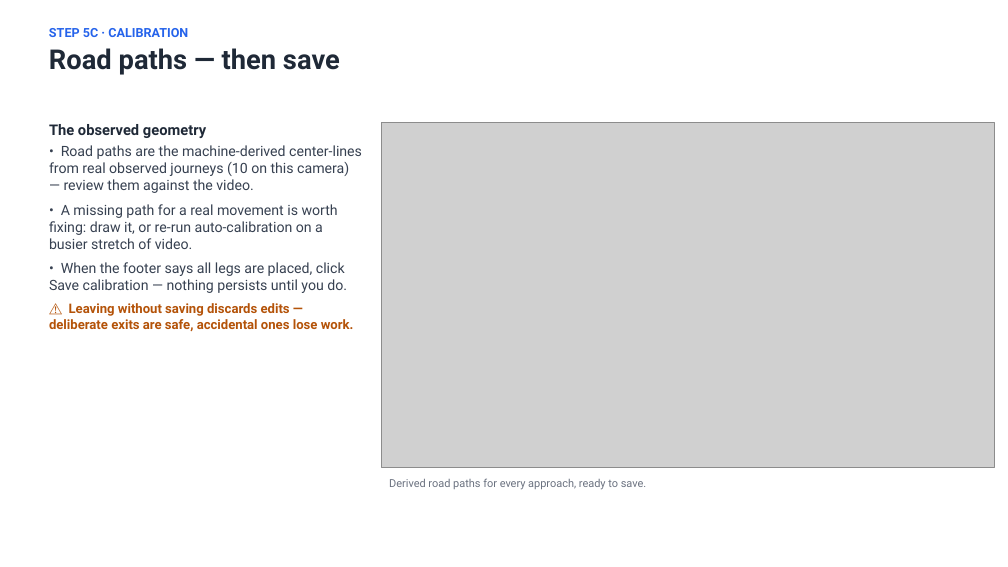
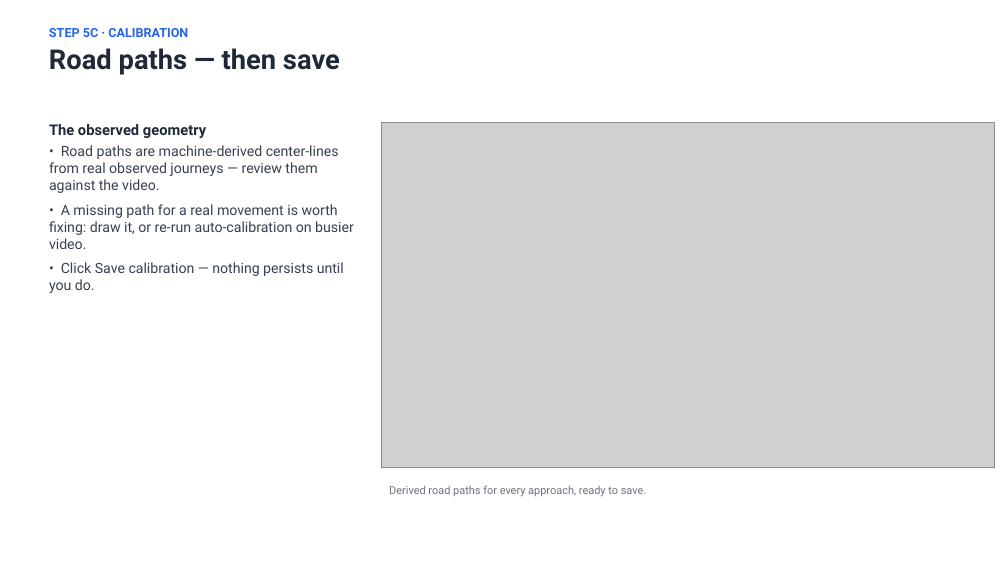
Before and after one commit to marshm100/intersection-counter, a slide deck: slide 13 of docs/Operator_Guide_2026-08-18.pptx (slide 10 before the commit). Drawn at 1008x567 pixels with LibreOffice and Linux fonts; fonts in the diff are those of the drawing; grey boxes stand for pictures. Boxes give left, top, right and bottom in pixels: in the first picture for what was removed or moved away, otherwise in the second. Text is boxed around its words. In the diff, an @@ line names an element or a change of style, - is before the commit and + after.

```diff
--- a/docs/Operator_Guide_2026-08-18.pptx
+++ b/docs/Operator_Guide_2026-08-18.pptx
@@ text at <box>49,145,354,293</box>: text changed @@
-• Road paths are the machine-derived center-lines from real observed journeys (10 on this camera) — review them against the video.
-• A missing path for a real movement is worth fixing: draw it, or re-run auto-calibration on a busier stretch of video.
-• When the footer says all legs are placed, click Save calibration — nothing persists until you do.
-⚠ Leaving without saving discards edits — deliberate exits are safe, accidental ones lose work.
+• Road paths are machine-derived center-lines from real observed journeys — review them against the video.
+• A missing path for a real movement is worth fixing: draw it, or re-run auto-calibration on busier video.
+• Click Save calibration — nothing persists until you do.
@@ text "Derived road paths for every ...": place and size @@
-text "Derived road paths for every ..." at <box>389,478,646,490</box>
+text "Derived road paths for every ..." at <box>389,485,646,497</box>
```
Also in this commit, not shown: 15 other slides changed, 8 slides added.
